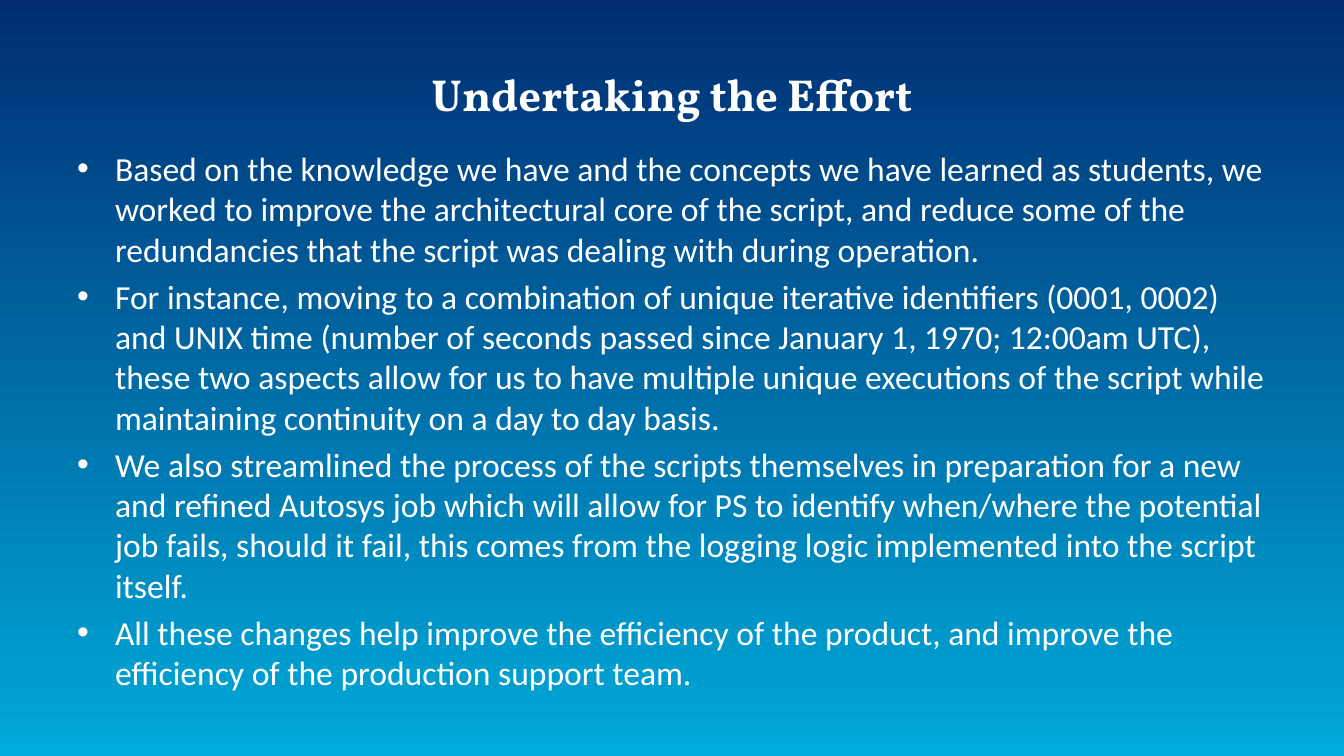
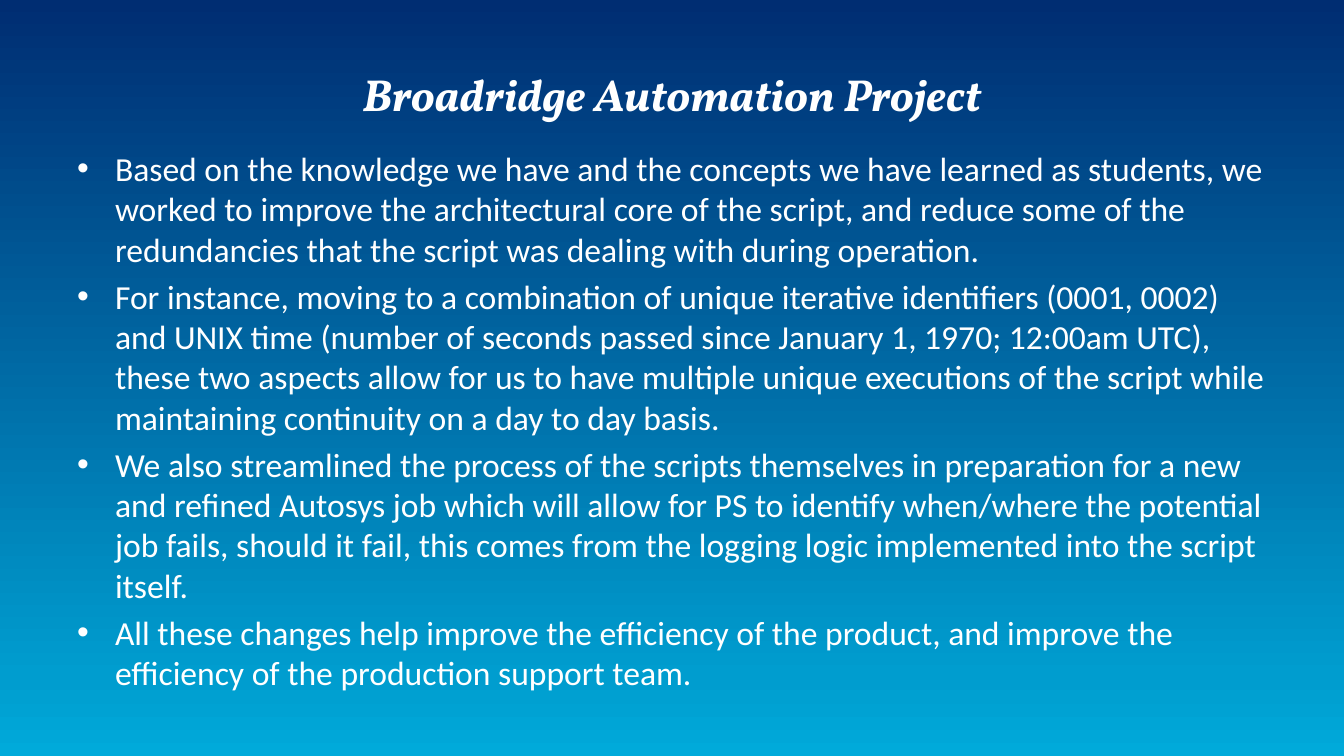
Before and after one commit to AsamiT/selflearn, a slide deck: slide 26 of InternProject.pptx (slide 21 before the commit). Drawn at 1344x756 pixels with LibreOffice and Linux fonts; fonts in the diff are those of the drawing. Boxes give left, top, right and bottom in pixels: in the first picture for what was removed or moved away, otherwise in the second. Text is boxed around its words. In the diff, an @@ line names an element or a change of style, - is before the commit and + after.

```diff
--- a/InternProject.pptx
+++ b/InternProject.pptx
@@ title at (362, 79, 981, 122): text changed; italic on @@
-Undertaking the Effort
+Broadridge Automation Project
```
Also in this commit, not shown: 8 other slides changed, 3 slides added.
